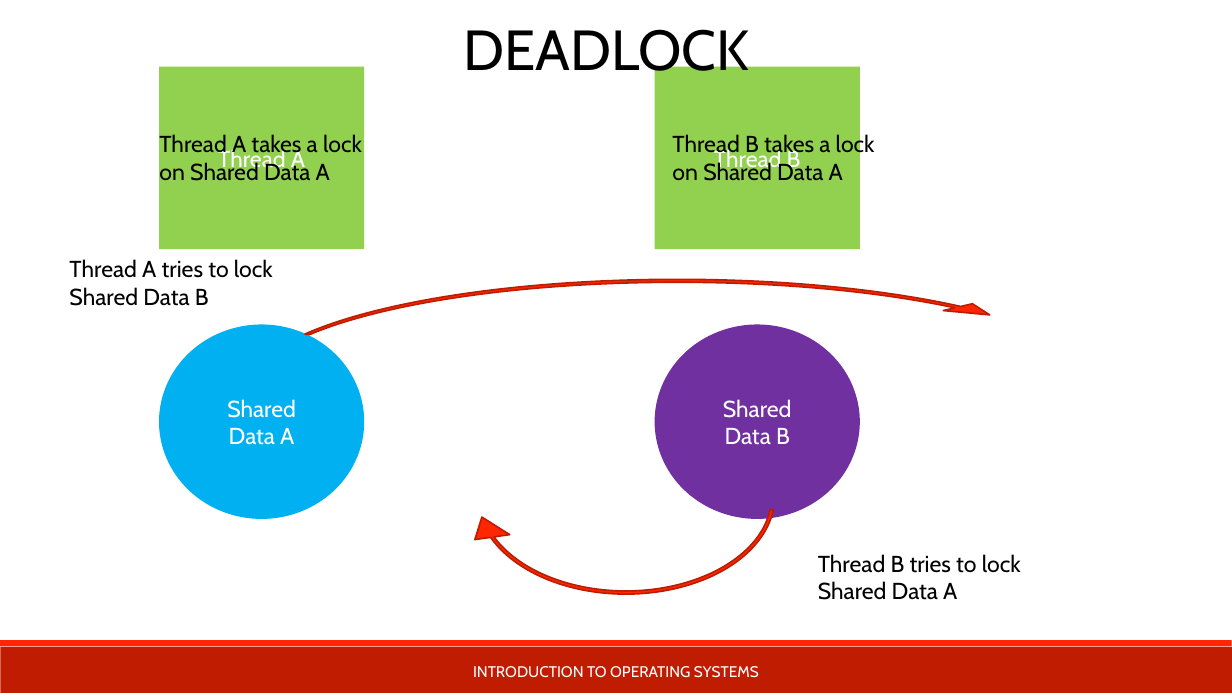
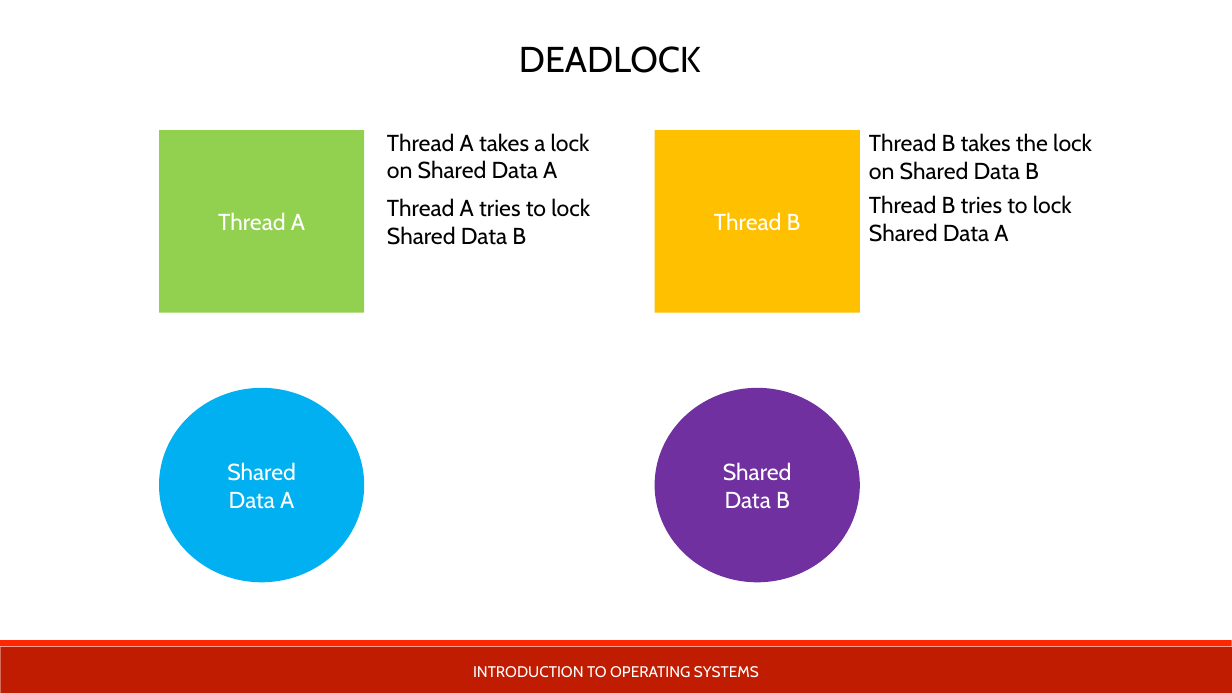
Before and after one commit to teachbsd/course, a slide deck: slide 28 of undergraduate/lectures/processes.pptx (slide 27 before the commit). Drawn at 1232x693 pixels with LibreOffice and Linux fonts; fonts in the diff are those of the drawing. Boxes give left, top, right and bottom in pixels: in the first picture for what was removed or moved away, otherwise in the second. Text is boxed around its words. In the diff, an @@ line names an element or a change of style, - is before the commit and + after.

```diff
--- a/undergraduate/lectures/processes.pptx
+++ b/undergraduate/lectures/processes.pptx
@@ text "DEADLOCK": place and size @@
-text "DEADLOCK" at (463, 29, 749, 83)
+text "DEADLOCK" at (519, 46, 701, 73)
@@ text "DEADLOCK" at (519, 46, 701, 73): size 44 to 28 pt @@
@@ text "Thread A takes a lock": place and size @@
-text "Thread A takes a lock" at (159, 134, 362, 181)
+text "Thread A takes a lock" at (387, 133, 590, 179)
@@ rectangle "Thread B" at (654, 130, 860, 313): fill #92D050 to #FFC000 @@
@@ text at (869, 133, 1092, 180): text changed @@
-Thread B takes a lock
-on Shared Data A
+Thread B takes the lock
+on Shared Data B
@@ text "Thread A tries to lock": place and size @@
-text "Thread A tries to lock" at (69, 259, 273, 306)
+text "Thread A tries to lock" at (387, 198, 590, 245)
@@ text "Thread B tries to lock": place and size @@
-text "Thread B tries to lock" at (818, 554, 1021, 600)
+text "Thread B tries to lock" at (869, 195, 1072, 242)
@@ circular arrow removed at (235, 266, 1119, 511) @@
@@ circular arrow removed at (461, 384, 791, 611) @@
@@ 2 rectangles, 2 ellipses: place and size @@
-2 rectangles, 2 ellipses at (159, 67, 860, 518)
+2 rectangles, 2 ellipses at (159, 130, 860, 582)
```
Also in this commit, not shown: 1 other slide changed, 2 slides added.
